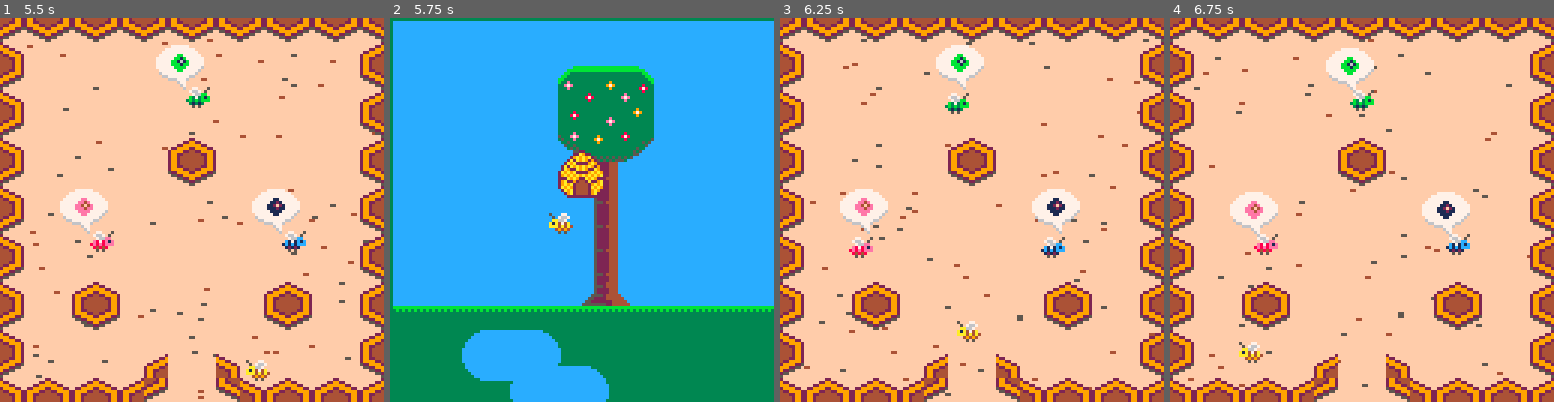
Above: before the commit, frames 1-4 (left to right).
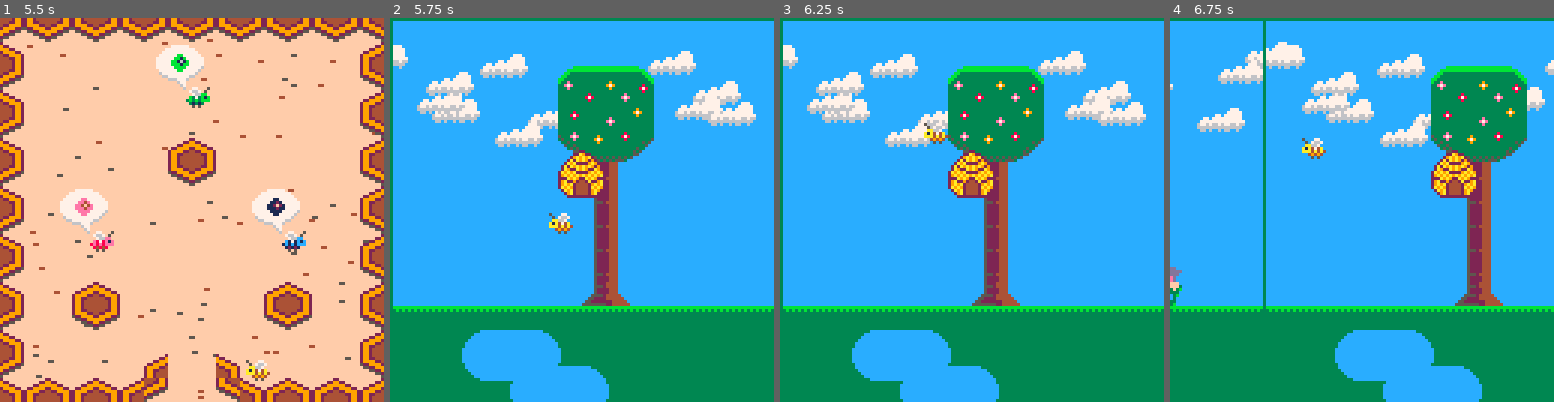
Above: after the commit, the same moments.

Repository: global-game-jam-2019-team/the_letter_bee
Game: PICO-8 cartridge the_letter_bee.p8
The game is run twice, just before and just after one commit, with the same random seed, the same clock (stepped at 60 frames per second) and the same inputs.
Inputs:
- Up to frame 1 (5.5 s): tap O (Z key) at 0.33, 0.7, 1.43, 2.22, 3.1, 3.98, 4.87 s; tap X (X key) at 1.07, 2.07, 2.4, 2.73, 3.07, 3.4, 3.73, 4.07, 4.4, 4.73, 5.07, 5.4 s; hold Left 1.97-2.37 s; hold Down 2.42-2.82 s; hold Right 2.87-3.53 s; hold Up 3.58-4.08 s; hold Right 4.13-4.53 s; hold Down 4.58-5.08 s; hold Left from 5.13 s (still down)
- Up to frame 2 (5.75 s): keep holding Left; tap X (X key) at 5.73 s
- Up to frame 3 (6.25 s): tap O (Z key) at 5.75 s; release Left at 5.8 s; hold Up 5.85-6.18 s; tap X (X key) at 6.07 s; hold Left from 6.23 s (still down)
- Up to frame 4 (6.75 s): tap X (X key) at 6.4, 6.73 s; release Left at 6.63 s; tap O (Z key) at 6.63 s; hold Down from 6.68 s (still down)

Frame 1 is identical in both runs. In frame 2, 4.6% of the frame differs, in the area x 0-96%, y 7-34%; in frame 3, 100%; in frame 4, 100%, in the area x 0-100%, y 0-100%.

Commit message:
parallax clouds

Diff:
--- a/the_letter_bee.p8
+++ b/the_letter_bee.p8
@@ -392,8 +392,8 @@
   if p.y < p.r then p.y = p.r end
   if p.y > floor_y then p.y = floor_y end
   local right_limit = get_screen_offset(#map_list_right)
+  local left_limit = get_screen_offset(-#map_list_left + 1)
   if p.x > right_limit then p.x = right_limit end
-  local left_limit = get_screen_offset(-#map_list_left + 1)
   if p.x < left_limit then p.x = left_limit end
 end
 
@@ -621,10 +621,30 @@
   end
 end
 
+function parallax_clouds(seed, count, speed, scale, y)
+  local y_spread = 24
+  local reseed = rnd(10000)
+  srand(seed)
+  local right_limit = get_screen_offset(#map_list_right)
+  local left_limit = abs(get_screen_offset(-#map_list_left + 1))
+  right_limit = right_limit / (speed * 2)
+  left_limit = left_limit / (speed * 2)
+  for i=1,count do
+    local sx = rnd(right_limit + left_limit) - left_limit
+    local sy = y + rnd(y_spread)
+    sx = sx + speed * -cam_x
+    spr(s("cloud", sx, sy))
+  end
+  srand(reseed)
+end
+
 function _draw_overworld()
   cls"12"
   rectfill(cam_x-64,floor_y, cam_x+128+64,128, 3)
   camera(cam_x,0)
+  parallax_clouds(100, 50, 0.25, 1, 16)
+  parallax_clouds(105, 50, 0.125, 1, 24)
+
   local screen = get_screen(cam_x)
 
   -- home
